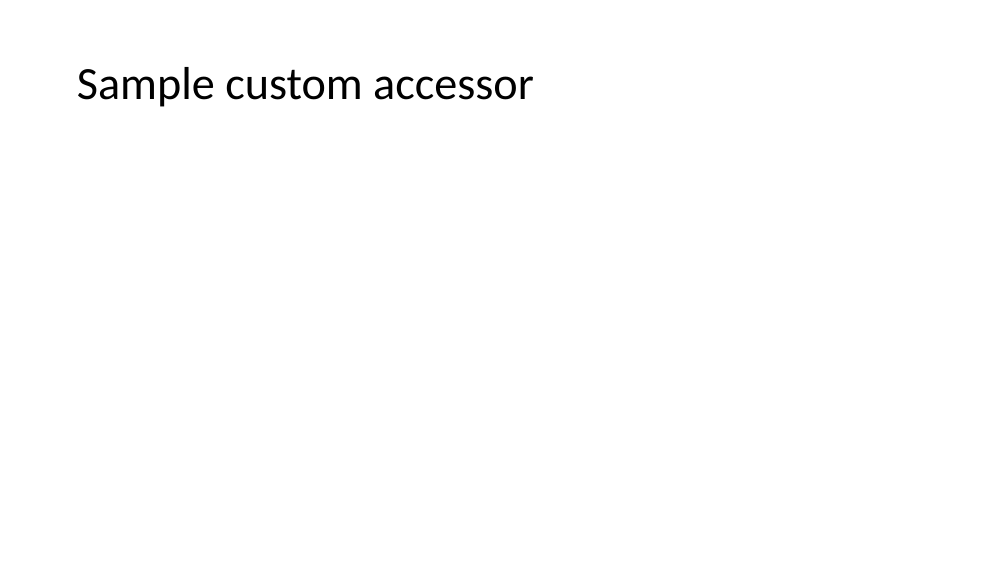
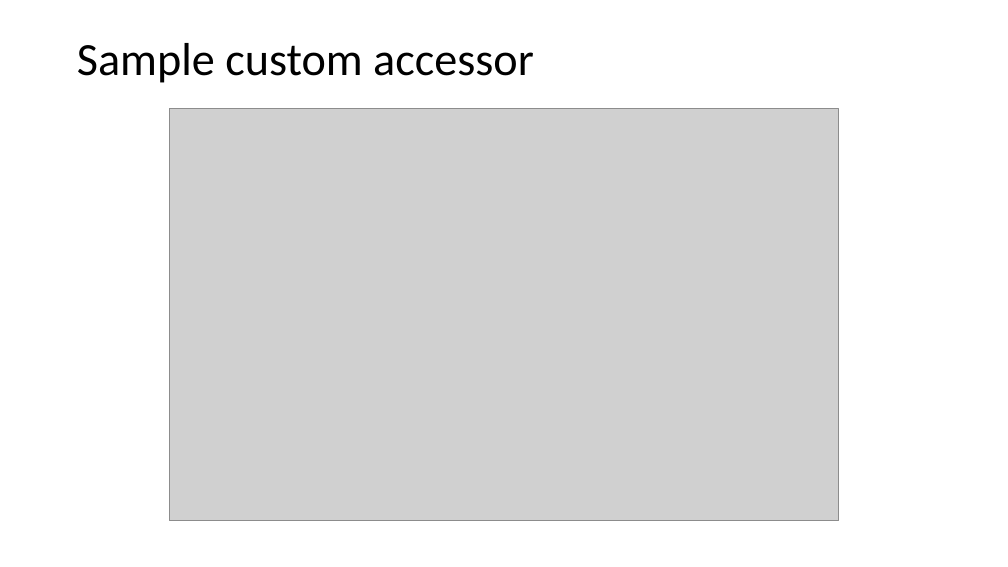
Before and after one commit to Cookie-And-Milk/BlazorDemo, a slide deck: slide 9 of BlazorDemo/BlazorDemo/presentation/ASP.pptx. Drawn at 1008x567 pixels with LibreOffice and Linux fonts; fonts in the diff are those of the drawing; grey boxes stand for pictures. Boxes give left, top, right and bottom in pixels: in the first picture for what was removed or moved away, otherwise in the second. Text is boxed around its words. In the diff, an @@ line names an element or a change of style, - is before the commit and + after.

```diff
--- a/BlazorDemo/BlazorDemo/presentation/ASP.pptx
+++ b/BlazorDemo/BlazorDemo/presentation/ASP.pptx
@@ title "Sample custom accessor": place and size @@
-title "Sample custom accessor" at <box>77,67,534,107</box>
+title "Sample custom accessor" at <box>77,43,534,83</box>
@@ picture added at <box>169,109,839,521</box> @@
```
Also in this commit, not shown: 8 other slides changed, 2 other files.
